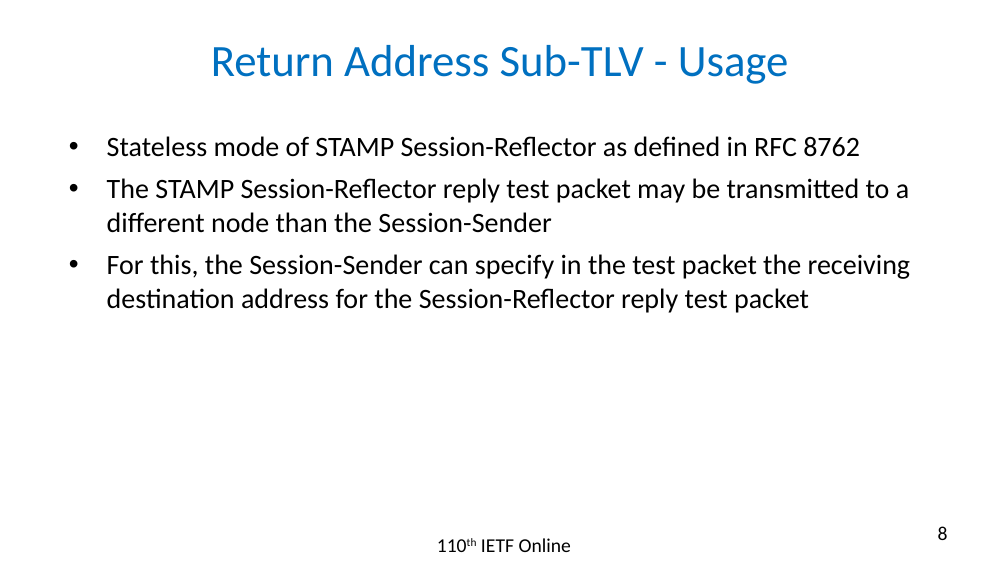
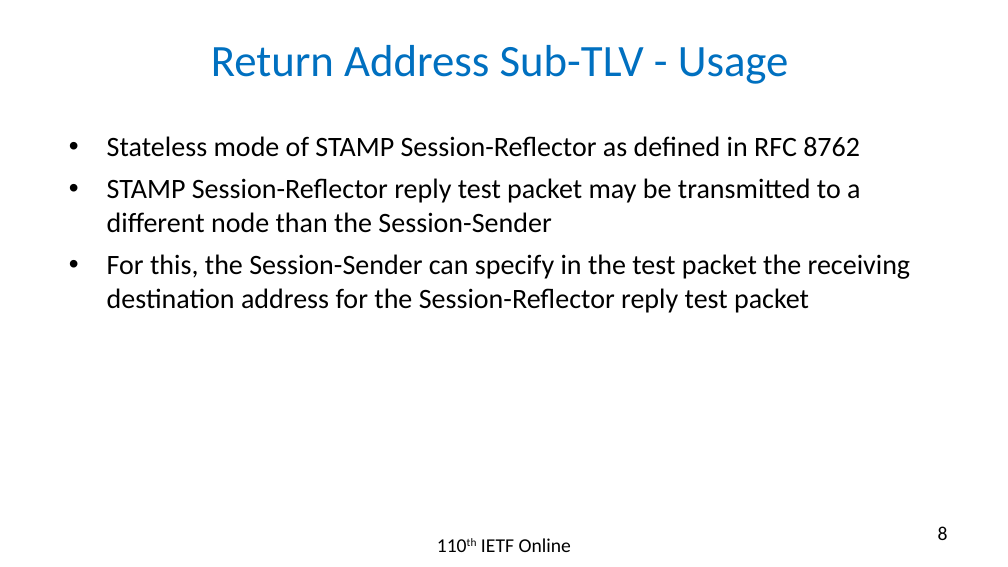
Before and after one commit to rakgandhi/ietf-slides, a slide deck: slide 8 of draft-gandhi-ippm-stamp-srpm-02.pptx. Drawn at 1008x567 pixels with LibreOffice and Linux fonts; fonts in the diff are those of the drawing. Boxes give left, top, right and bottom in pixels: in the first picture for what was removed or moved away, otherwise in the second. Text is boxed around its words. In the diff, an @@ line names an element or a change of style, - is before the commit and + after.

```diff
--- a/draft-gandhi-ippm-stamp-srpm-02.pptx
+++ b/draft-gandhi-ippm-stamp-srpm-02.pptx
@@ text at (107, 178, 860, 233): text changed @@
-• The STAMP Session-Reflector reply test packet may be transmitted to a different node than the Session-Sender
+• STAMP Session-Reflector reply test packet may be transmitted to a different node than the Session-Sender
```
Also in this commit, not shown: 4 other slides changed, 1 other file.
